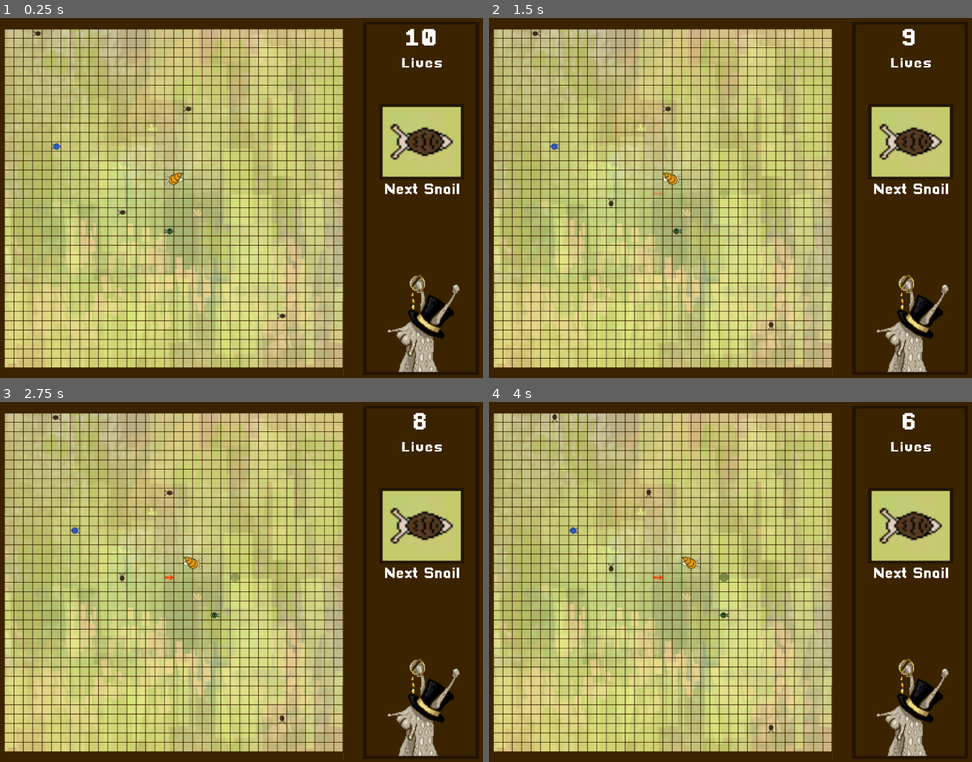
Above: before the commit, frames 1-4 (two rows, left to right).
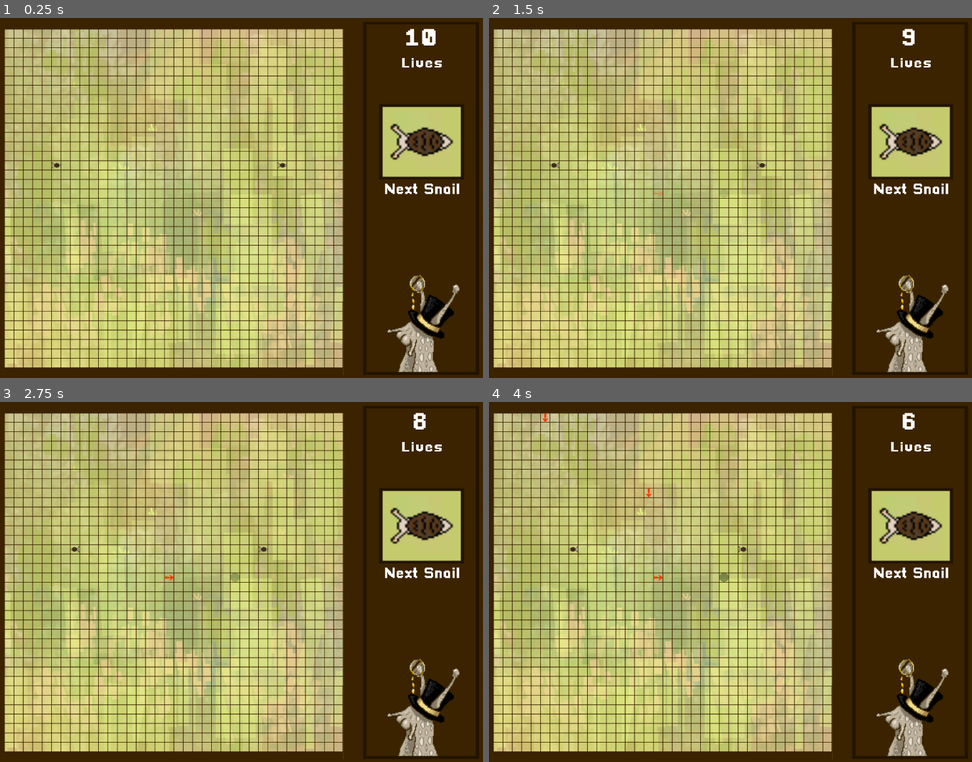
Above: after the commit, the same moments.

Repository: RNairn01/LD-51
Game: Godot game, scene res://scenes/screens/play_screen.tscn
Two runs of this game, one before a commit and one after it. Both use one fixed random seed, a clock stepped at 60 frames per second and the inputs below.
Inputs (mouse positions are in pixels of both pictures, inside the frame that each line leads up to):
- Up to frame 1 (0.25 s): no input
- Up to frame 2 (1.5 s): tap Enter at 0.5 s; move the mouse to (662, 198) at 0.52 s; click (662, 198) at 0.6 s; move the mouse to (658, 194) at 1.27 s; right-click (658, 194) at 1.35 s; click (658, 194) at 1.42 s
- Up to frame 3 (2.75 s): click (169, 578) at 2.1 s
- Up to frame 4 (4 s): tap Space at 2.75 s; move the mouse to (546, 416) at 2.77 s; right-click (546, 416) at 2.85 s; click (546, 416) at 2.92 s; move the mouse to (648, 492) at 3.52 s; click (648, 492) at 3.6 s

The runs differ from the first frame. In frame 1, 0.3% of the frame differs, in the area x 6-60%, y 3-84%; in frame 2, 0.3%; in frame 3, 0.3%; in frame 4, 0.3%, in the area x 10-60%, y 2-92%.

Commit message:
Set initial grid state

Diff:
--- a/scenes/screens/play_screen.tscn
+++ b/scenes/screens/play_screen.tscn
@@ -12,9 +12,6 @@
 [ext_resource path="res://scripts/music_controller.gd" type="Script" id=10]
 [ext_resource path="res://assets/fonts/ui_font_large.tres" type="DynamicFont" id=11]
 [ext_resource path="res://scenes/wall_section.tscn" type="PackedScene" id=12]
-[ext_resource path="res://scenes/snails/snail_big.tscn" type="PackedScene" id=13]
-[ext_resource path="res://scenes/snails/snail_speedy.tscn" type="PackedScene" id=14]
-[ext_resource path="res://scenes/snails/snail_rebel.tscn" type="PackedScene" id=15]
 [ext_resource path="res://assets/sprites/side_panel.png" type="Texture" id=16]
 [ext_resource path="res://assets/sprites/mr_snailsworth.png" type="Texture" id=17]
 [ext_resource path="res://assets/sprites/next_snail_display.png" type="Texture" id=18]
@@ -187,28 +184,11 @@
 drag_margin_v_enabled = true
 
 [node name="SnailNormal" parent="." instance=ExtResource( 1 )]
-position = Vector2( 96, 0 )
+position = Vector2( 160, 448 )
 
 [node name="SnailNormal2" parent="." instance=ExtResource( 1 )]
-position = Vector2( 608, 256 )
+position = Vector2( 928, 448 )
 snail_direction = Vector2( -1, 0 )
-
-[node name="SnailNormal3" parent="." instance=ExtResource( 1 )]
-position = Vector2( 384, 608 )
-snail_direction = Vector2( 0, -1 )
-
-[node name="SnailNormal4" parent="." instance=ExtResource( 1 )]
-position = Vector2( 928, 960 )
-snail_direction = Vector2( 0, 1 )
-
-[node name="SnailBig" parent="." instance=ExtResource( 13 )]
-position = Vector2( 544, 480 )
-
-[node name="SnailSpeedy" parent="." instance=ExtResource( 14 )]
-position = Vector2( 544, 672 )
-
-[node name="SnailRebel" parent="." instance=ExtResource( 15 )]
-position = Vector2( 160, 384 )
 
 [node name="MusicController" type="Node" parent="."]
 script = ExtResource( 10 )
Not shown: 1 places in scenes/screens/play_screen.tscn that only renumber resources
